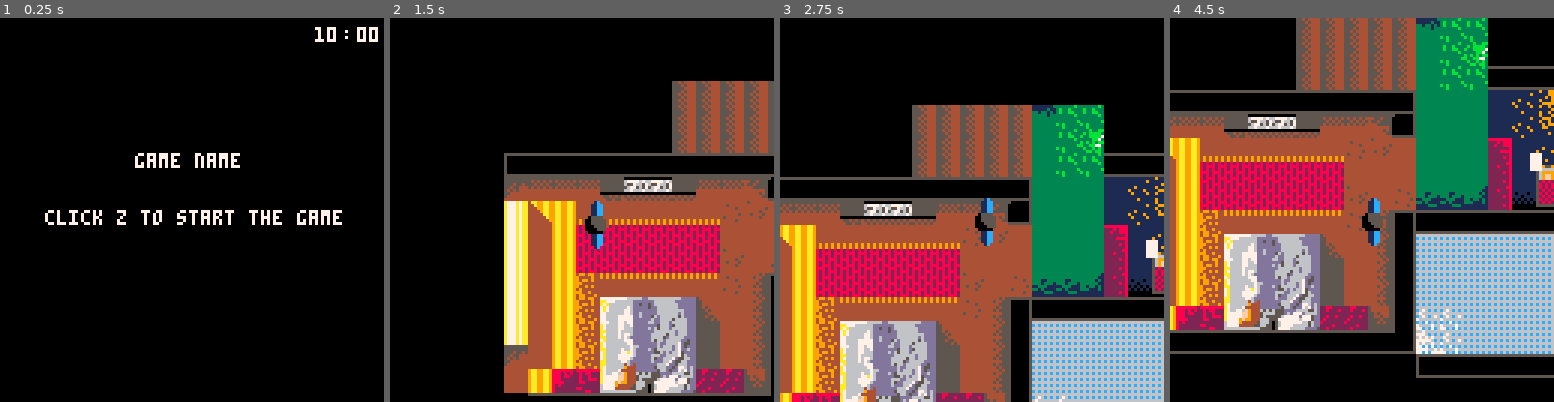
Above: before the commit, frames 1-4 (left to right).
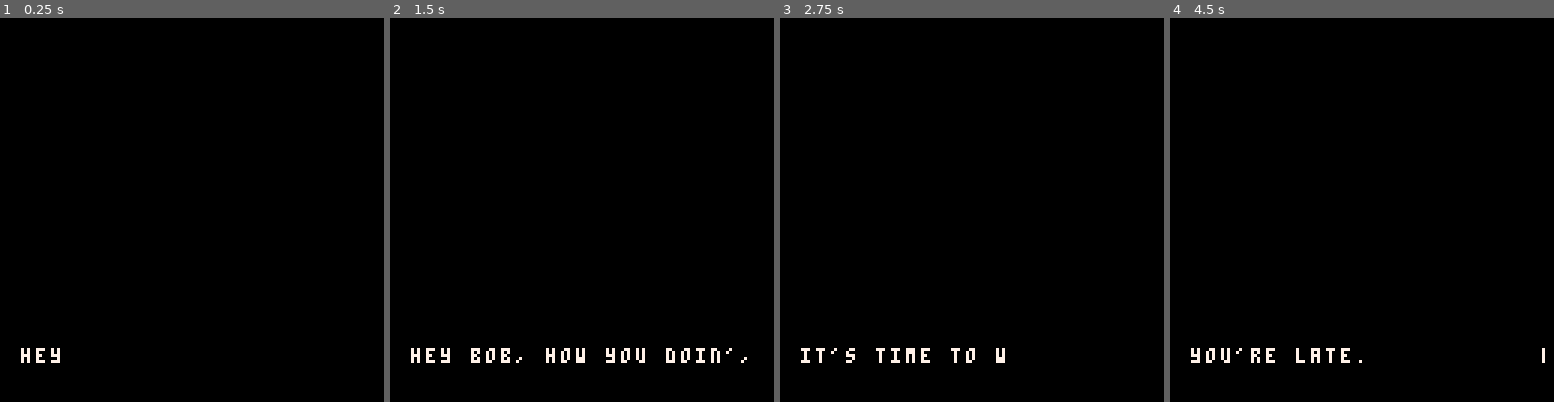
Above: after the commit, the same moments.

Repository: aquelemiguel/retrojam-2017
Game: PICO-8 cartridge temp.p8
Two runs of this game, one before a commit and one after it. Both use one fixed random seed, a clock stepped at 60 frames per second and the inputs below.
Inputs:
- Up to frame 1 (0.25 s): no input
- Up to frame 2 (1.5 s): tap O (Z key) at 0.7 s
- Up to frame 3 (2.75 s): hold Right 1.6-2.1 s; tap O (Z key) at 1.7, 2.1, 2.5 s; hold Up 2.15-2.42 s; hold Right from 2.47 s (still down)
- Up to frame 4 (4.5 s): tap O (Z key) every 0.4 s from 2.9 to 4.1 s; release Right at 3.03 s; hold Left 3.08-3.58 s; hold Down 3.63-3.97 s; hold Right from 4.02 s (still down)

The runs differ from the first frame. In frame 1, 2.1% of the frame differs, in the area x 5-99%, y 2-90%; in frame 2, 46%; in frame 3, 61%; in frame 4, 69%, in the area x 0-100%, y 0-94%.

Commit message:
SKRRRRAAA

Diff:
--- a/temp.p8
+++ b/temp.p8
@@ -9,6 +9,9 @@
     palt(0, false)
 
 	anim_time = 0
+
+	display_title_text()
+
 
     player = {x=75,
     y=100,
@@ -57,6 +60,25 @@
     cls()
     titleinit()
 end
+
+-- displays the menu dialog.
+function display_title_text()
+  cls()
+  display_text("hey bob, how you doin', bob?", 7, 110, 123, 122)
+  display_text("it's time to wake up, buddy.", 7, 110, 123, 122)
+  display_text("you're late.", 7, 110, 123, 122)
+  display_text("again...", 7, 110, 123, 122)
+  display_text("man, your boss even texted you.", 7, 110, 123, 122)
+  display_text("that's a nice way to tell you you're screwed.", 7, 110, 123, 122)
+  display_text("oh!", 7, 110, 123, 122)
+  display_text("wait up, wait up...", 7, 110, 123, 122)
+  display_text("he said he'd give you 20 minutes to get there!", 7, 110, 123, 122)
+  display_text("that leaves you about...", 7, 110, 123, 122)
+  display_text("uhm...", 7, 110, 123, 122)
+  display_text("the amount of time on the top of the screen!", 7, 110, 123, 122)
+  display_text("get movin'.", 7, 110, 123, 122)
+end
+
 
     function detect(sprite_to_analyze)
         if ((player.x - player.width < sprite_to_analyze.x - 4 and player.x + player.width > sprite_to_analyze.x-4) or
@@ -350,25 +372,25 @@
 
 function wait(a) for i=1, a do flip() end end
 
-    function display_text(string,x_initial,y_initial,x_final,y_final)
-        local text_x= x_initial
-        local text_y= y_initial
-        for i=1, #string do
-            print(sub(string,i,i),text_x,text_y,7)
-            text_x+=5
-            if(text_x > x_final) then
-                text_x = x_initial
-                text_y += 6
-            end
-            if(text_y > y_final) then
-                clearlines(y_initial,y_final)
-                text_x = x_initial
-                text_y = y_initial
-            end
-            wait(2)
-        end
-        --clearlines(y_initial,y_final)
-    end
+function display_text(string,x_initial,y_initial,x_final,y_final)
+   local text_x= x_initial
+   local text_y= y_initial
+   for i=1, #string do
+   print(sub(string,i,i),text_x,text_y,7)
+	  text_x+=5
+   if(text_x > x_final) then
+    text_x = x_initial
+    text_y += 6
+   end
+   if(text_y > y_final) then
+    clearlines(y_initial,y_final)
+    text_x = x_initial
+    text_y = y_initial
+   end
+   wait(2)
+  end
+        clearlines(x_initial,y_initial,x_final,y_final)
+end
 
 function clearline(xposi,xposf,ypos)
    rectfill(xposi,ypos,xposf,ypos+6,0)
Not shown, changed: the music (__music__) section of temp.p8
Not shown, changed: the sound effects (__sfx__) section of temp.p8
